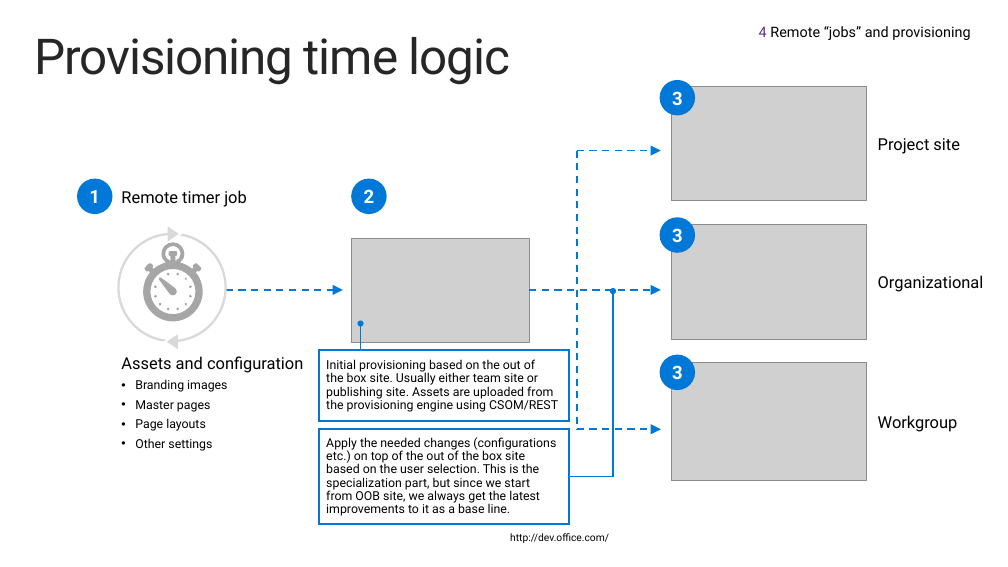
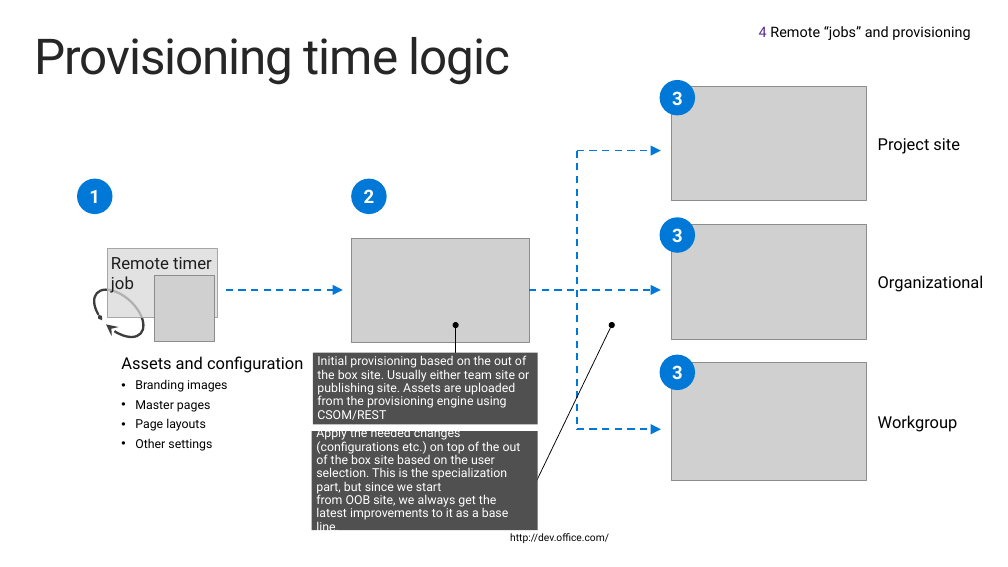
Before and after one commit to fabbbiob/TrainingContent, a slide deck: slide 34 of O3652/O3652-6 Deep Dive into Provider Hosted Add-ins/O3652-6 Deep Dive into Provider Hosted Apps.pptx (slide 35 before the commit). Drawn at 1008x567 pixels with LibreOffice and Linux fonts; fonts in the diff are those of the drawing; grey boxes stand for pictures; background and template pictures are left out. Boxes give left, top, right and bottom in pixels: in the first picture for what was removed or moved away, otherwise in the second. Text is boxed around its words. In the diff, an @@ line names an element or a change of style, - is before the commit and + after.

```diff
--- a/O3652/O3652-6 Deep Dive into Provider Hosted Add-ins/O3652-6 Deep Dive into Provider Hosted Apps.pptx
+++ b/O3652/O3652-6 Deep Dive into Provider Hosted Add-ins/O3652-6 Deep Dive into Provider Hosted Apps.pptx
@@ rectangle "Remote timer job": place and size @@
-rectangle "Remote timer job" at box(121, 190, 247, 207)
+rectangle "Remote timer job" at box(107, 249, 217, 317)
@@ rectangle "Remote timer job" at box(107, 249, 217, 317): size 16 to 16.3 pt, text colour #000000 to #1E1E1F; fill none to #D9D9D9 at 75% opacity; outline none to #A6A6A6 0.85 pt @@
@@ group removed at box(119, 226, 226, 349): 4 triangles, 2 ellipses, 1 freeform shape @@
@@ arc (boxed as its full ellipse) added at box(86, 281, 152, 346), outline #3C3D3E 2.25 pt @@
@@ picture added at box(154, 276, 214, 341) @@
@@ arrow removed from (613, 476) to (613, 291) @@
@@ arrow moved from (360, 350) - (360, 323) to (456, 354) - (456, 325) @@
@@ arrow (456, 354) - (456, 325): stroke #0078D7 1.75 pt to #000000 0.75 pt @@
@@ arrow added from (537, 480) to (611, 325), #000000 0.75 pt @@
@@ rectangle "Initial provisioning based on the ...": place and size @@
-rectangle "Initial provisioning based on the ..." at box(319, 351, 569, 421)
+rectangle "Initial provisioning based on the ..." at box(313, 353, 537, 425)
@@ rectangle "Initial provisioning based on the ..." at box(313, 353, 537, 425): text colour #000000 to #FFFFFF; fill #FFFFFF to #505050; outline #0078D7 1.75 pt to none @@
@@ rectangle "Apply the needed changes (configurations ..." at box(312, 431, 538, 531): text colour #000000 to #FFFFFF; fill #FFFFFF to #505050; outline #0078D7 1.75 pt to none @@
@@ rectangle "Apply the needed changes (configurations ...": place and size @@
-rectangle "Apply the needed changes (configurations ..." at box(319, 429, 569, 523)
+rectangle "Apply the needed changes (configurations ..." at box(312, 431, 538, 531)
@@ line removed from (570, 477) to (613, 477) @@
```
Also in this commit, not shown: 16 other slides changed, 1 slide added, 3 slides removed.
